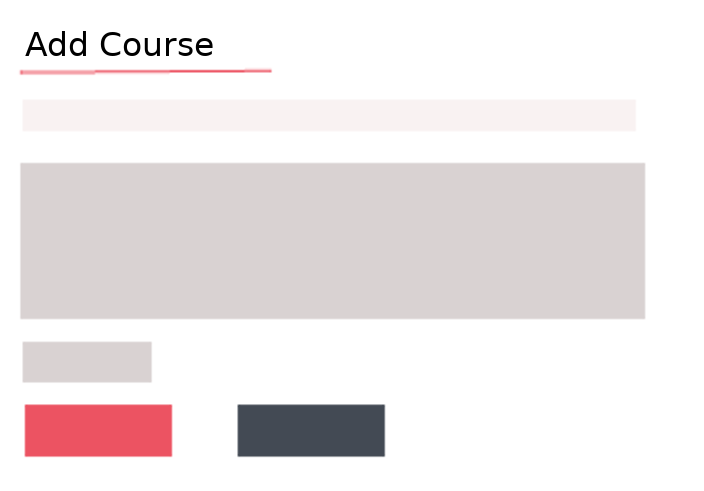
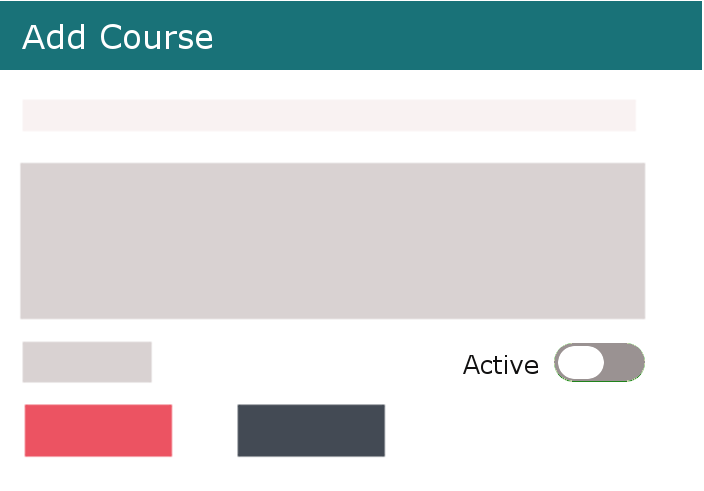
Before/after of a 704×491 layered artwork. What changed in the layer stack:
painted on "Add Course" over [22, 24, 213, 56]
added layer "Pasted Layer" above "cancelBtn" over [0, 1, 702, 70]
added layer "Active" above "Pasted Layer #2" over [463, 355, 538, 374]
added layer "Pasted Layer #2" above "Pasted Layer #1" over [554, 343, 645, 381]
added layer "Pasted Layer #1" above "AddBtn" over [554, 343, 645, 382]
hid "title_underline" over [17, 67, 274, 76]
